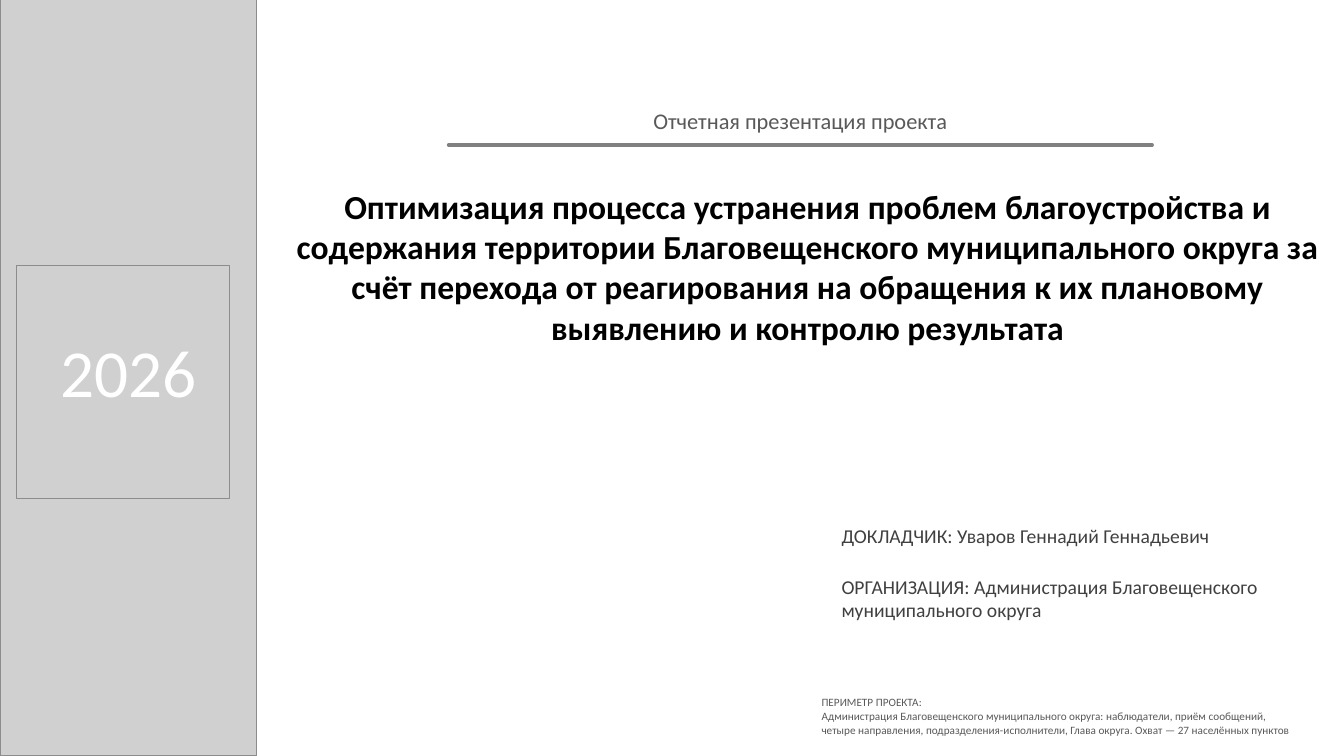
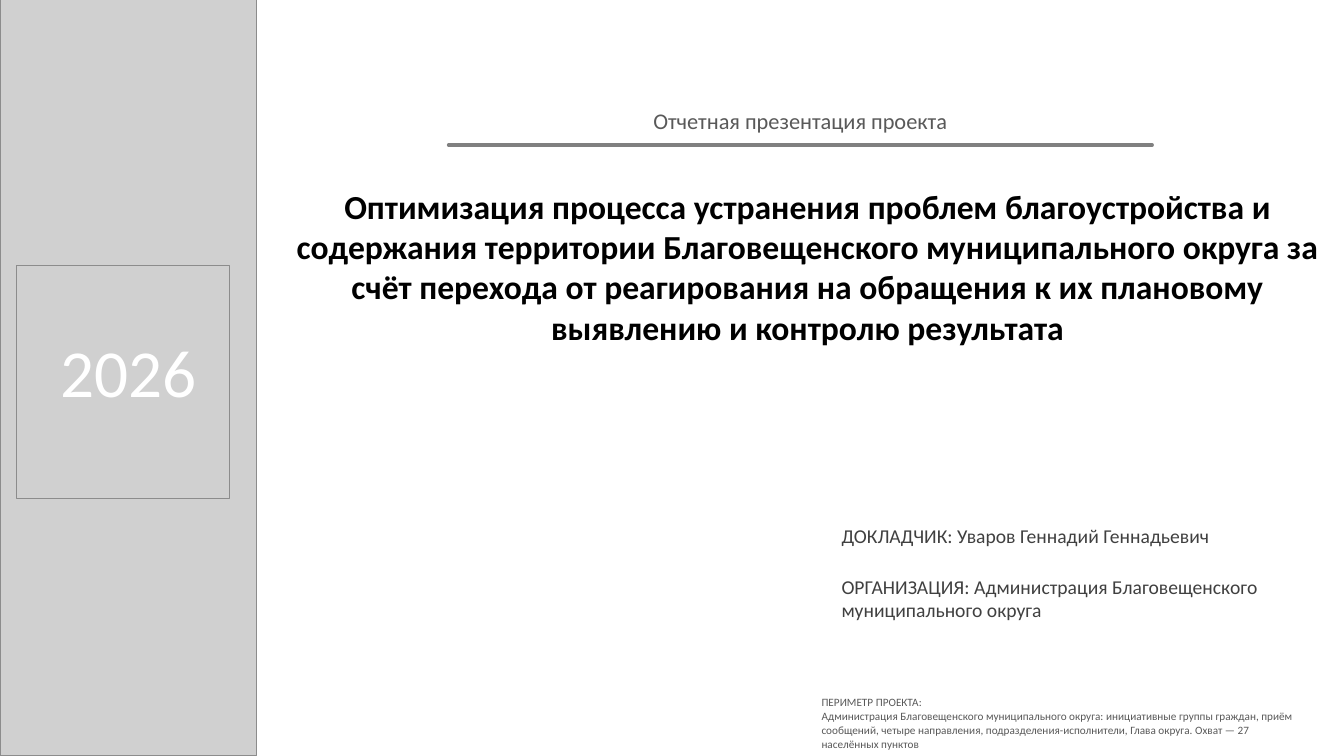
Before and after one commit to NiceGenn/Team-28-progress, a slide deck: slide 1 of файлы/prezentaciya-chernovik.pptx. Drawn at 1344x756 pixels with LibreOffice and Linux fonts; fonts in the diff are those of the drawing; grey boxes stand for pictures. Boxes give left, top, right and bottom in pixels: in the first picture for what was removed or moved away, otherwise in the second. Text is boxed around its words. In the diff, an @@ line names an element or a change of style, - is before the commit and + after.

```diff
--- a/файлы/prezentaciya-chernovik.pptx
+++ b/файлы/prezentaciya-chernovik.pptx
@@ text at [822, 713, 1292, 750]: text changed @@
-Администрация Благовещенского муниципального округа: наблюдатели, приём сообщений, четыре направления, подразделения-исполнители, Глава округа. Охват — 27 населённых пунктов
+Администрация Благовещенского муниципального округа: инициативные группы граждан, приём сообщений, четыре направления, подразделения-исполнители, Глава округа. Охват — 27 населённых пунктов
```
Also in this commit, not shown: 8 other slides changed, 19 other files.
